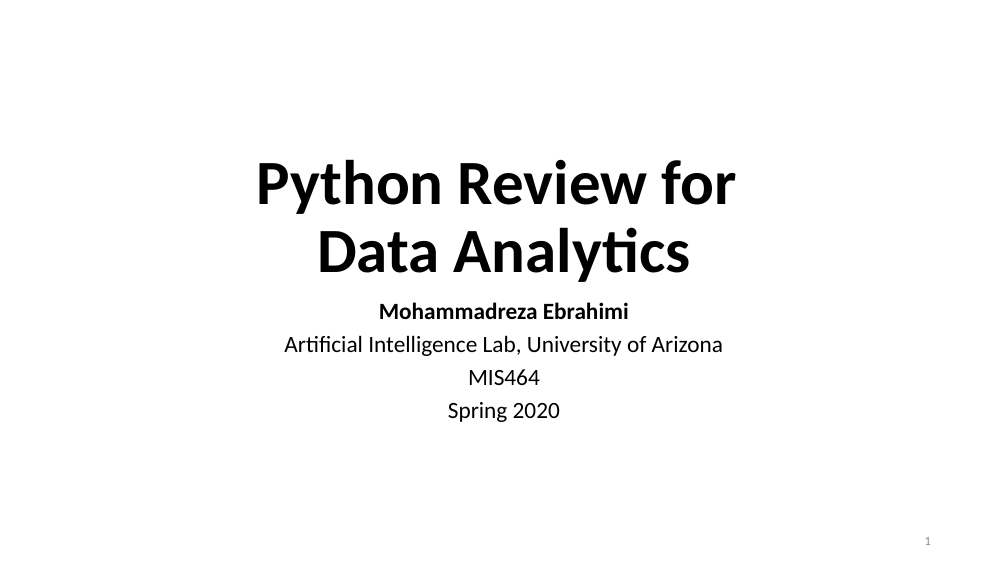
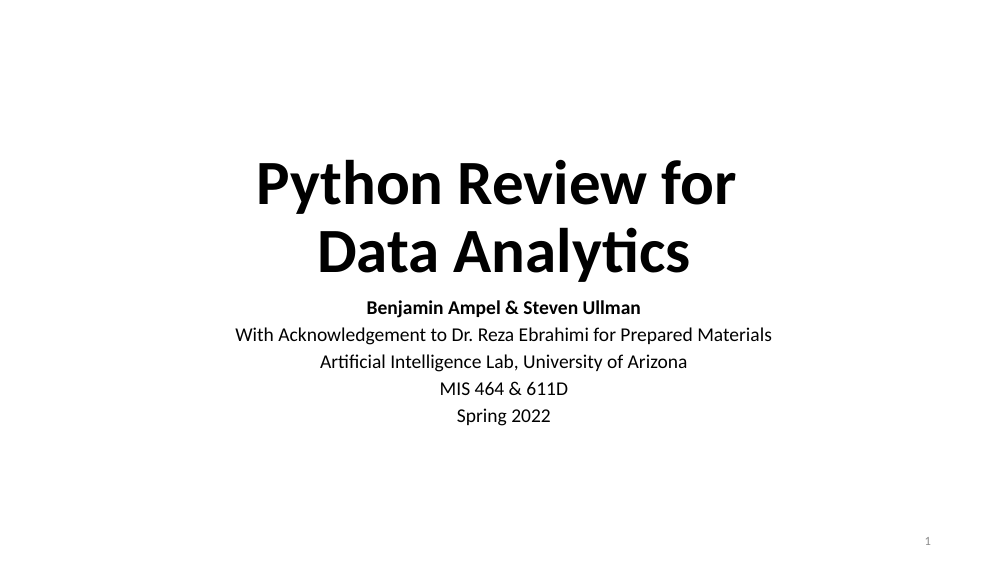
Before and after one commit to ailab-ua/courses, a slide deck: slide 1 of resources/PythonReview_1.pptx. Drawn at 1008x567 pixels with LibreOffice and Linux fonts; fonts in the diff are those of the drawing. Boxes give left, top, right and bottom in pixels: in the first picture for what was removed or moved away, otherwise in the second. Text is boxed around its words. In the diff, an @@ line names an element or a change of style, - is before the commit and + after.

Commit message:
Adding updated Python review slides.

```diff
--- a/resources/PythonReview_1.pptx
+++ b/resources/PythonReview_1.pptx
@@ subtitle at (235, 300, 772, 345): text changed; size 22.2 to 18.6 pt; bold off @@
-Mohammadreza Ebrahimi
+Benjamin Ampel & Steven Ullman
+With Acknowledgement to Dr. Reza Ebrahimi for Prepared Materials
@@ subtitle at (320, 354, 688, 372): size 22.2 to 18.6 pt in "Artificial Intelligence Lab, University of Arizona"; line spacing 0.8 to 0.7 @@
@@ subtitle at (440, 381, 568, 426): text changed; size 22.2 to 18.6 pt @@
-MIS464
-Spring 2020
+MIS 464 & 611D
+Spring 2022
```
Also in this commit, not shown: 21 other slides changed, 1 slide added, 3 slides removed.
